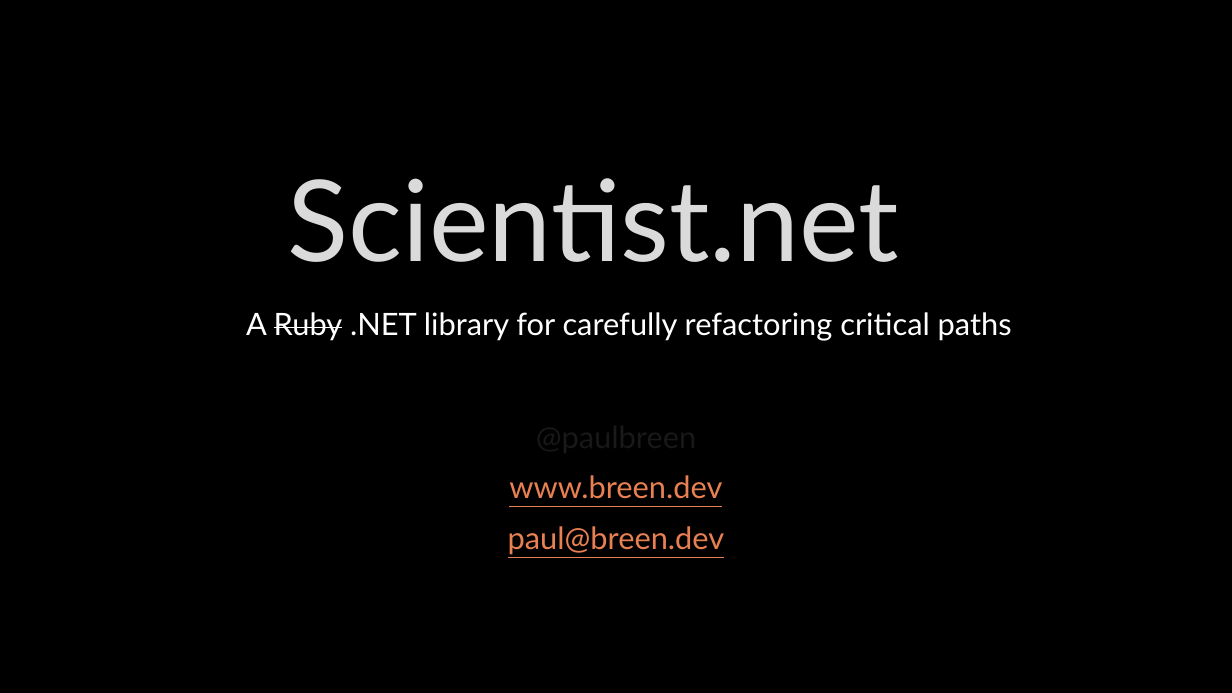
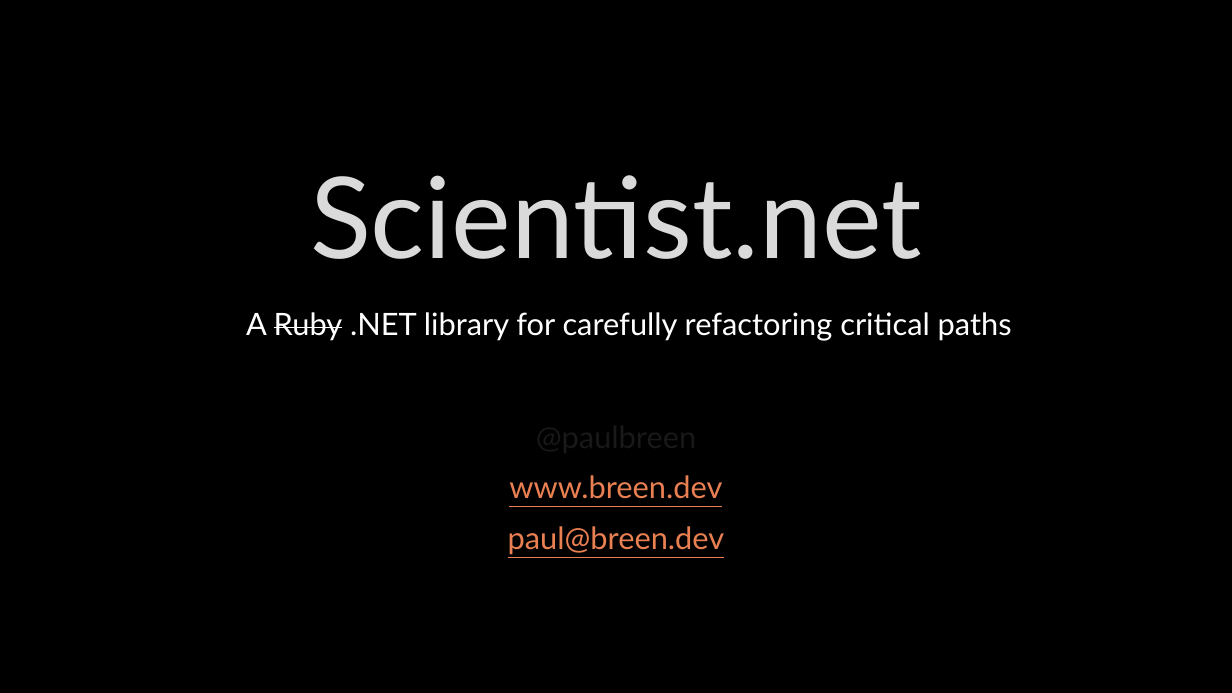
Before and after one commit to paulbreen/Scientist.net-Demo, a slide deck: slide 1 of Scientist.net.pptx. Drawn at 1232x693 pixels with LibreOffice and Linux fonts; fonts in the diff are those of the drawing; background and template pictures are left out. Boxes give left, top, right and bottom in pixels: in the first picture for what was removed or moved away, otherwise in the second. Text is boxed around its words. In the diff, an @@ line names an element or a change of style, - is before the commit and + after.

```diff
--- a/Scientist.net.pptx
+++ b/Scientist.net.pptx
@@ title "Scientist.net": place and size @@
-title "Scientist.net" at <box>287,178,899,262</box>
+title "Scientist.net" at <box>310,175,922,259</box>
```
Also in this commit, not shown: 1 other slide changed.
